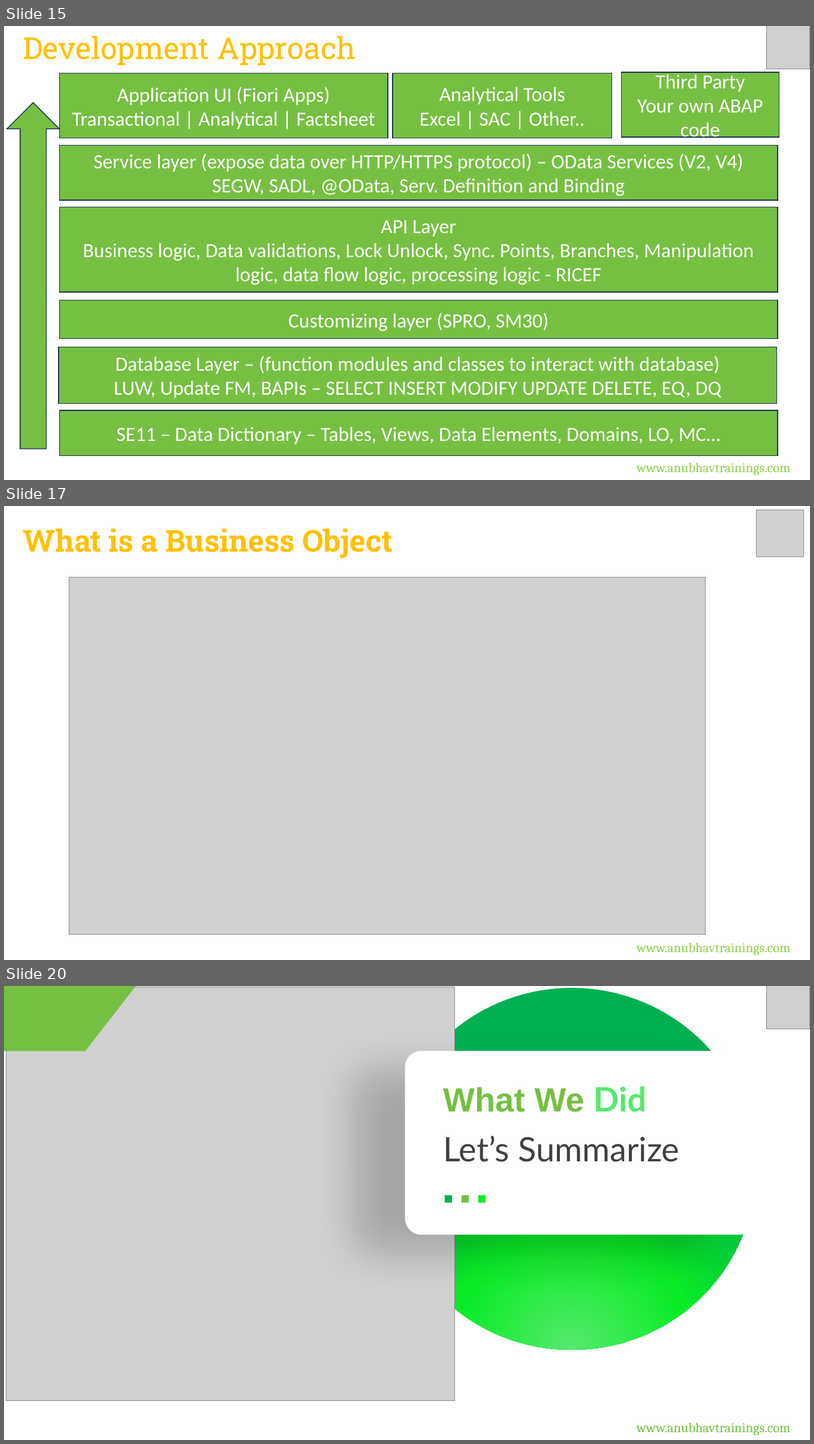
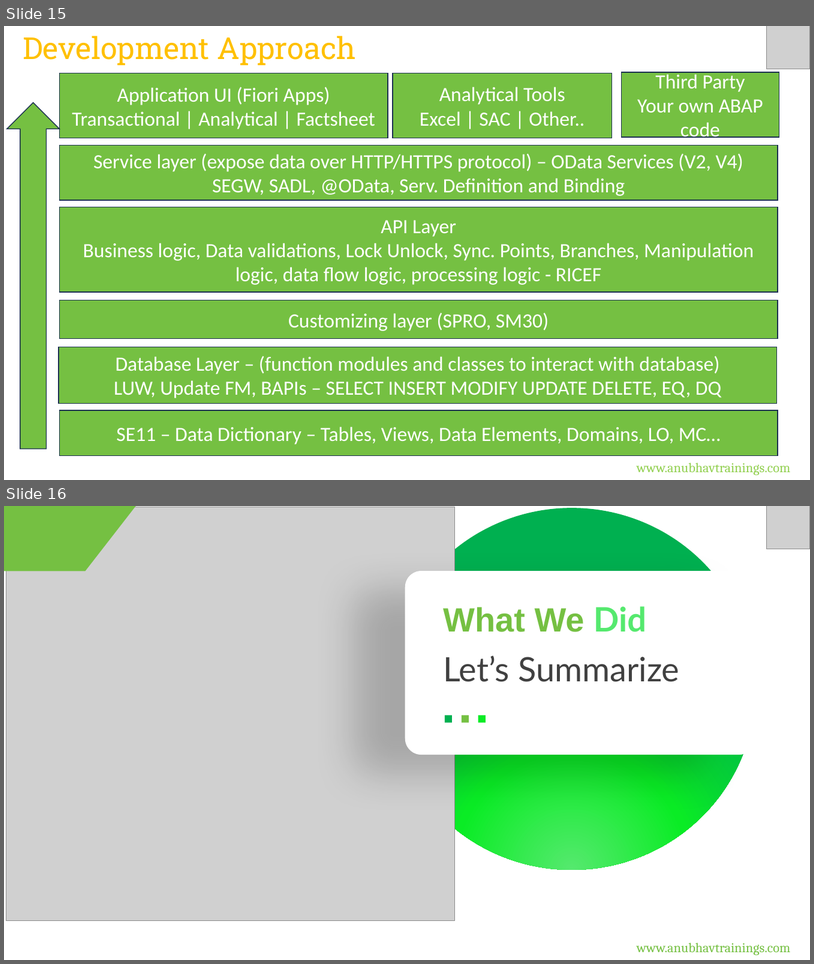
Before and after one commit to soyuztechnologies/bosch-rap-training-pune, a slide deck: Day 2/DAY-2.pptx. Shown one above the other, each under a label of ours: slides 15, 17 and 20 before the commit, slides 15 and 16 after it; the slides between them are not shown. The pictures are 814x1444 and 814x964 pixels, drawn with LibreOffice and Linux fonts; fonts in the diff are those of the drawing; grey boxes stand for pictures. Boxes give left, top, right and bottom in pixels: in the first picture for what was removed or moved away, otherwise in the second. Text is boxed around its words. In the diff, an @@ line names an element or a change of style, - is before the commit and + after.

```diff
--- a/Day 2/DAY-2.pptx
+++ b/Day 2/DAY-2.pptx
@@ slide 17 removed at <box>4,506,810,960</box>, background #FFFFFF @@
@@ picture removed at <box>756,510,804,556</box> @@
@@ title removed at <box>23,528,393,558</box> @@
-What is a Business Object
@@ picture removed at <box>69,577,706,934</box> @@
@@ text removed at <box>637,942,791,955</box> @@
-www.anubhavtrainings.com
@@ what was slide 20 is now slide 16 @@
```
Also in this commit, not shown: 3 other slides removed, 1 other file.
